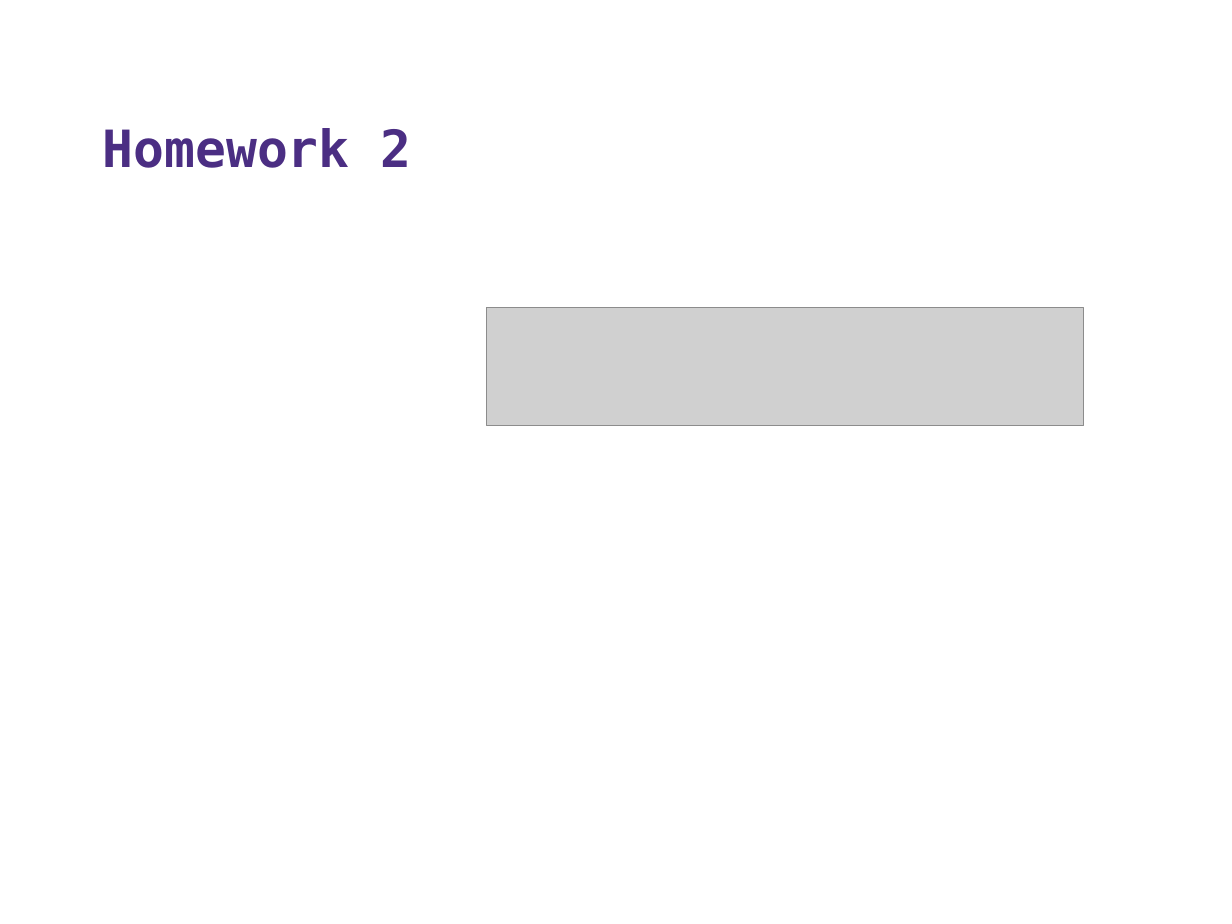
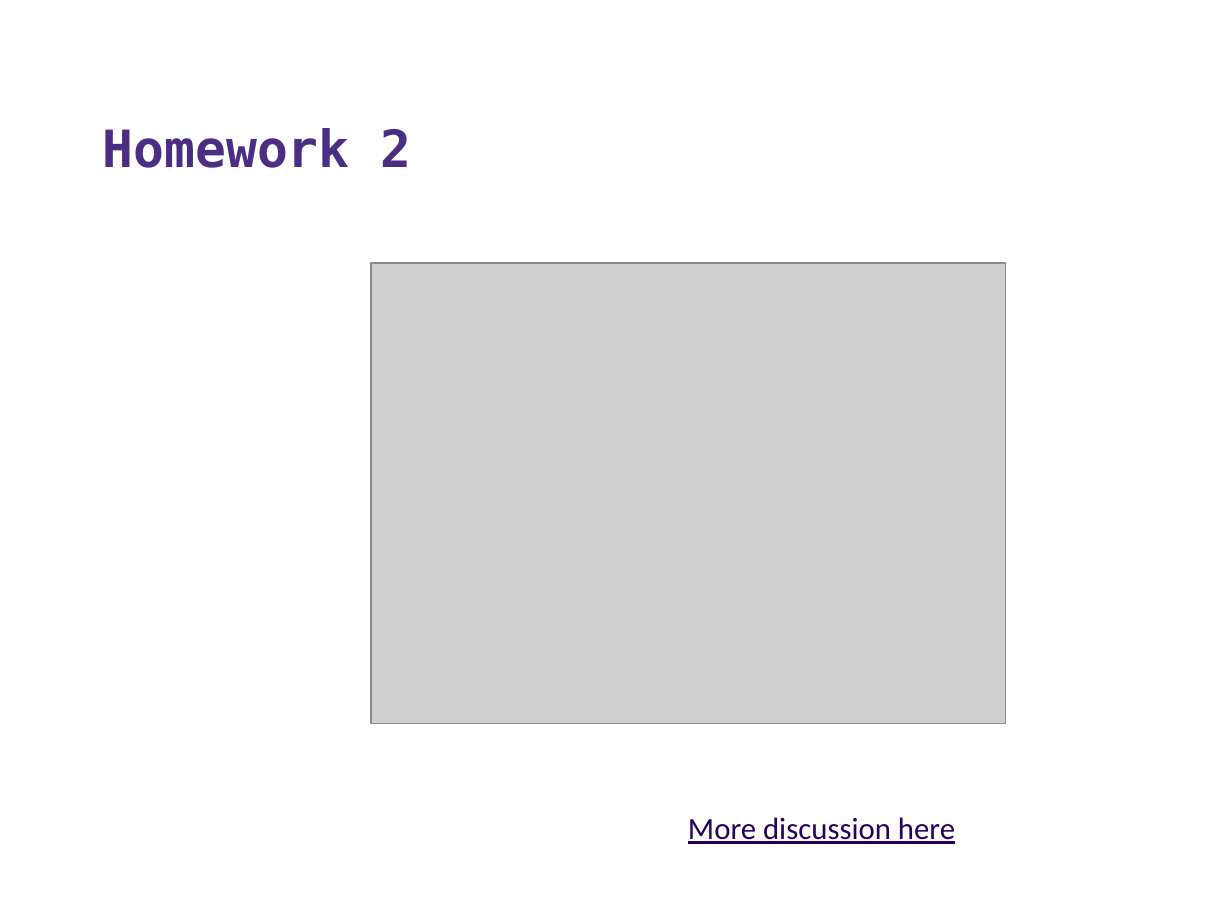
Before and after one commit to Andy-Boraphet/CSS342A-2022-Spring, a slide deck: slide 13 of week_04_OOP_ADT_LIST/week_04.pptx (slide 9 before the commit). Drawn at 1232x924 pixels with LibreOffice and Linux fonts; fonts in the diff are those of the drawing; grey boxes stand for pictures; background and template pictures are left out. Boxes give left, top, right and bottom in pixels: in the first picture for what was removed or moved away, otherwise in the second. Text is boxed around its words. In the diff, an @@ line names an element or a change of style, - is before the commit and + after.

```diff
--- a/week_04_OOP_ADT_LIST/week_04.pptx
+++ b/week_04_OOP_ADT_LIST/week_04.pptx
@@ picture added at bbox=[371, 262, 1005, 723] @@
@@ picture removed at bbox=[487, 308, 1084, 426] @@
@@ text added at bbox=[688, 817, 955, 844], 18 pt, text #26005C, underline @@
+More discussion here
```
Also in this commit, not shown: 3 other slides changed, 4 slides added.
